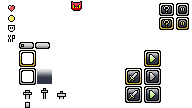
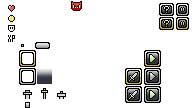
Layer changes from the first 192px x 108px image to the second:
hid "Layer 45" over [19, 42, 34, 49]
hid "Layer 46 copy" over [20, 43, 33, 48]
